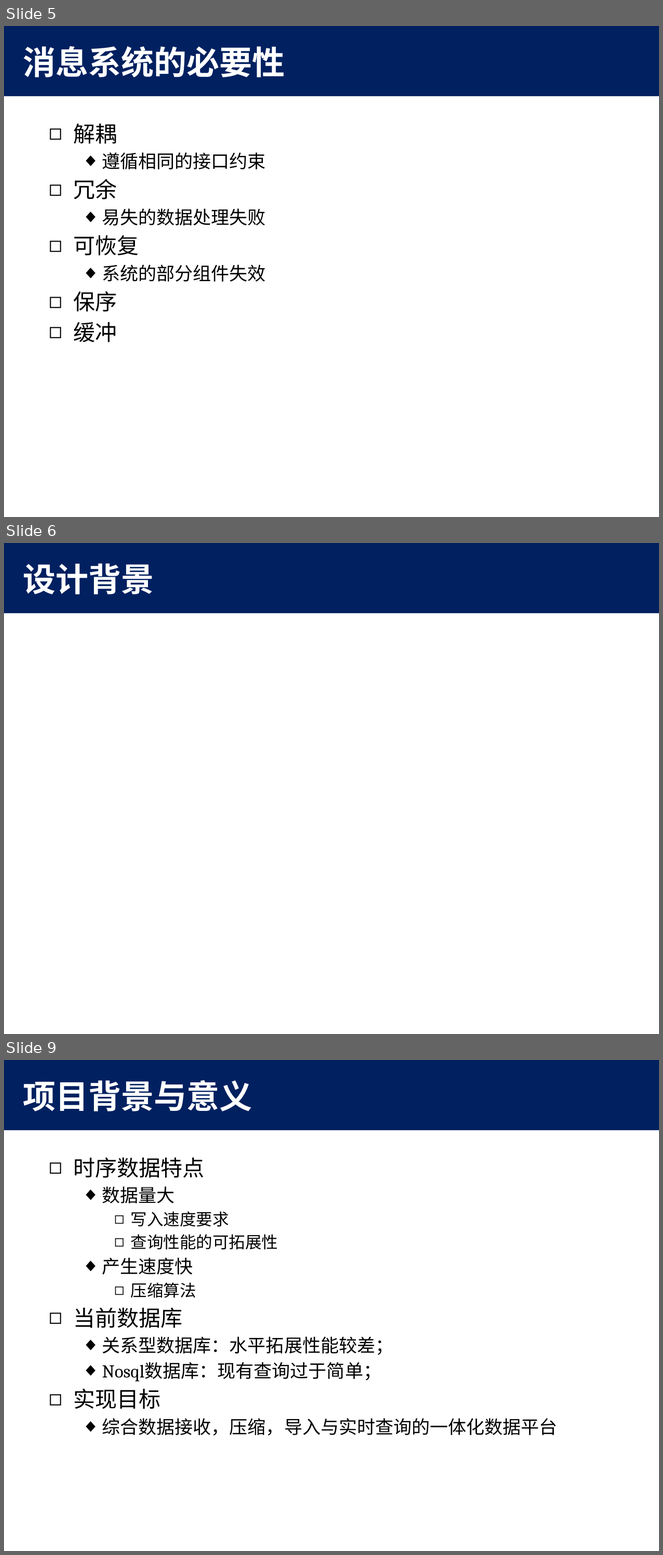
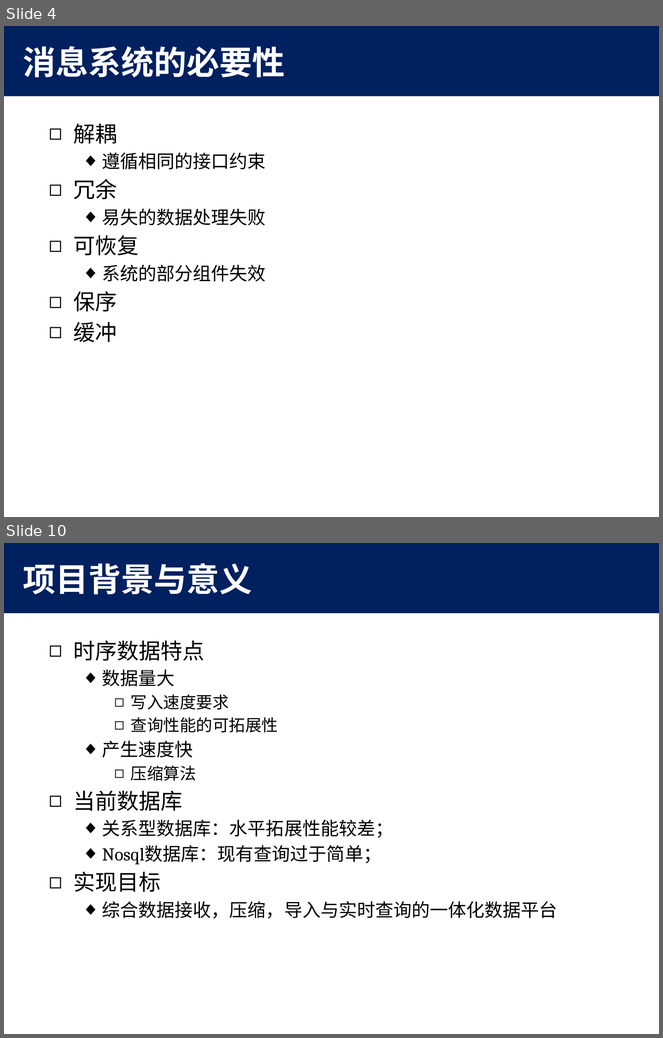
Before and after one commit to MyXOF/kafka, a slide deck: doc/kafka.pptx. Shown one above the other, each under a label of ours: slides 5, 6 and 9 before the commit, slides 4 and 10 after it; the slides between them are not shown. The pictures are 663x1555 and 663x1038 pixels, drawn with LibreOffice and Linux fonts; fonts in the diff are those of the drawing; background and template pictures are left out. Boxes give left, top, right and bottom in pixels: in the first picture for what was removed or moved away, otherwise in the second. Text is boxed around its words. In the diff, an @@ line names an element or a change of style, - is before the commit and + after.

```diff
--- a/doc/kafka.pptx
+++ b/doc/kafka.pptx
@@ slide 6 removed at <box>4,543,659,1034</box>, background #FFFFFF; not listed: 1 template element that a slide beside it also shows @@
@@ title removed at <box>23,563,154,594</box> @@
-设计背景
@@ what was slide 5 is now slide 4 @@
@@ what was slide 9 is now slide 10 @@
```
Also in this commit, not shown: 4 slides changed, 2 slides added.
